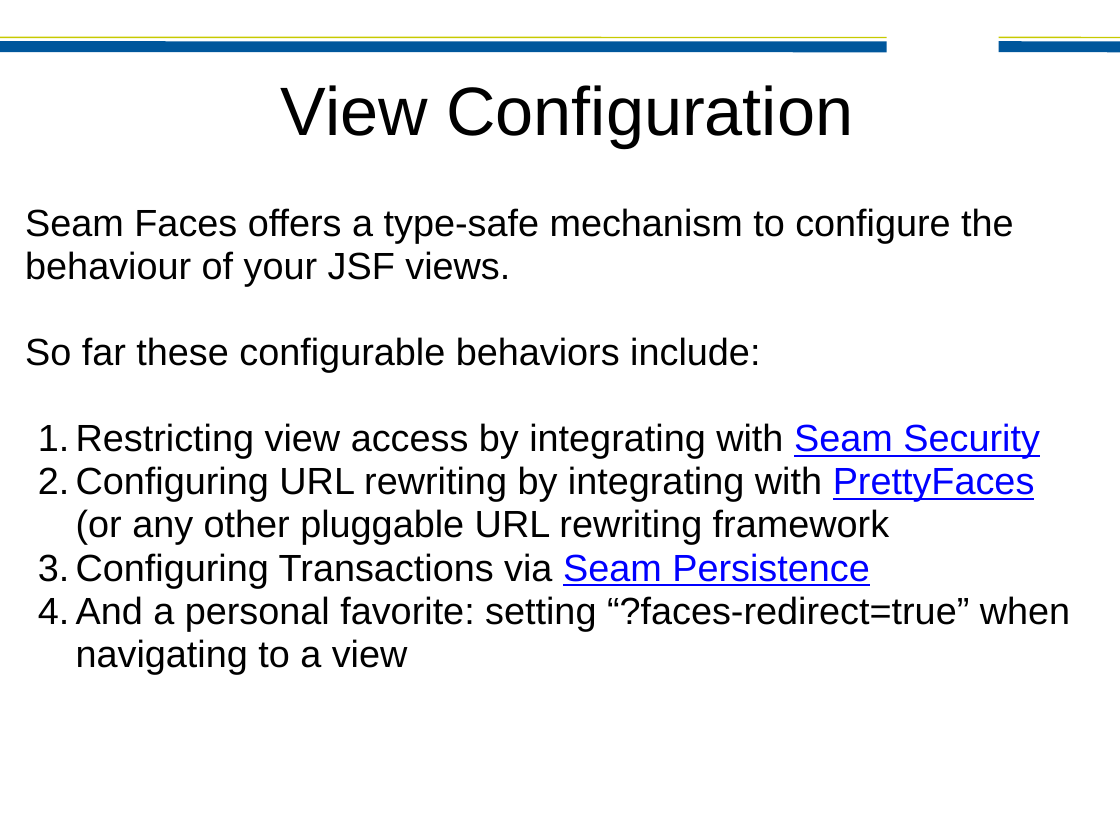
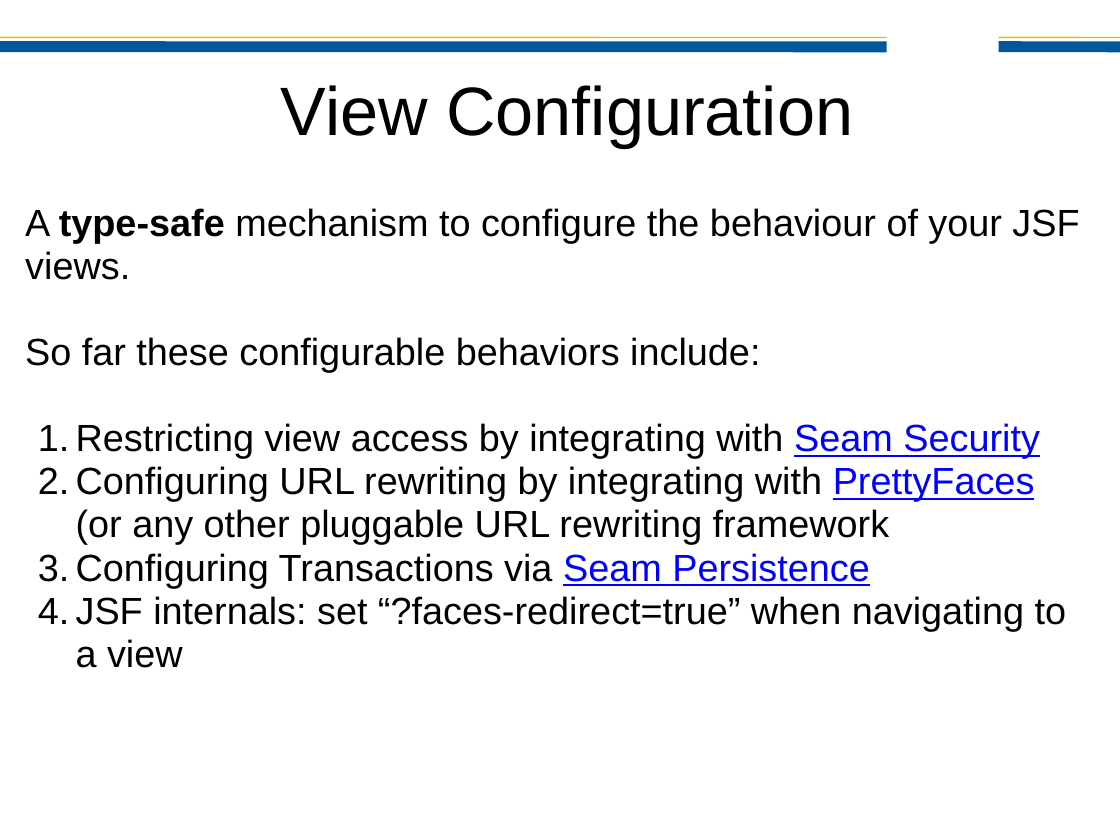
Before and after one commit to bleathem/talks, a slide deck: slide 38 of JAXConf 2011.odp (slide 37 before the commit). Drawn at 1120x840 pixels with LibreOffice and Linux fonts; fonts in the diff are those of the drawing; background and template pictures are left out. Boxes give left, top, right and bottom in pixels: in the first picture for what was removed or moved away, otherwise in the second. Text is boxed around its words. In the diff, an @@ line names an element or a change of style, - is before the commit and + after.

```diff
--- a/JAXConf 2011.odp
+++ b/JAXConf 2011.odp
@@ text at bbox=[25, 208, 1079, 280]: text changed @@
-Seam Faces offers a type-safe mechanism to configure the behaviour of your JSF views.
+A type-safe mechanism to configure the behaviour of your JSF views.
@@ text at bbox=[76, 596, 1067, 668]: text changed @@
-  4. And a personal favorite: setting “?faces-redirect=true” when navigating to a view
+  4. JSF internals: set “?faces-redirect=true” when navigating to a view
```
Also in this commit, not shown: 42 other slides changed, 3 slides added.
